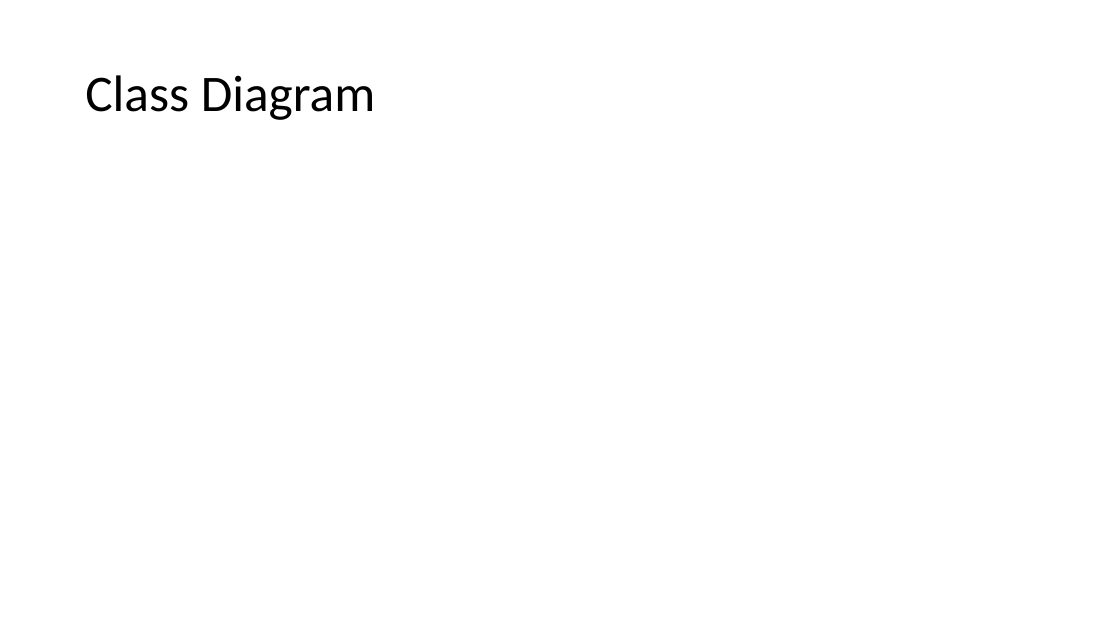
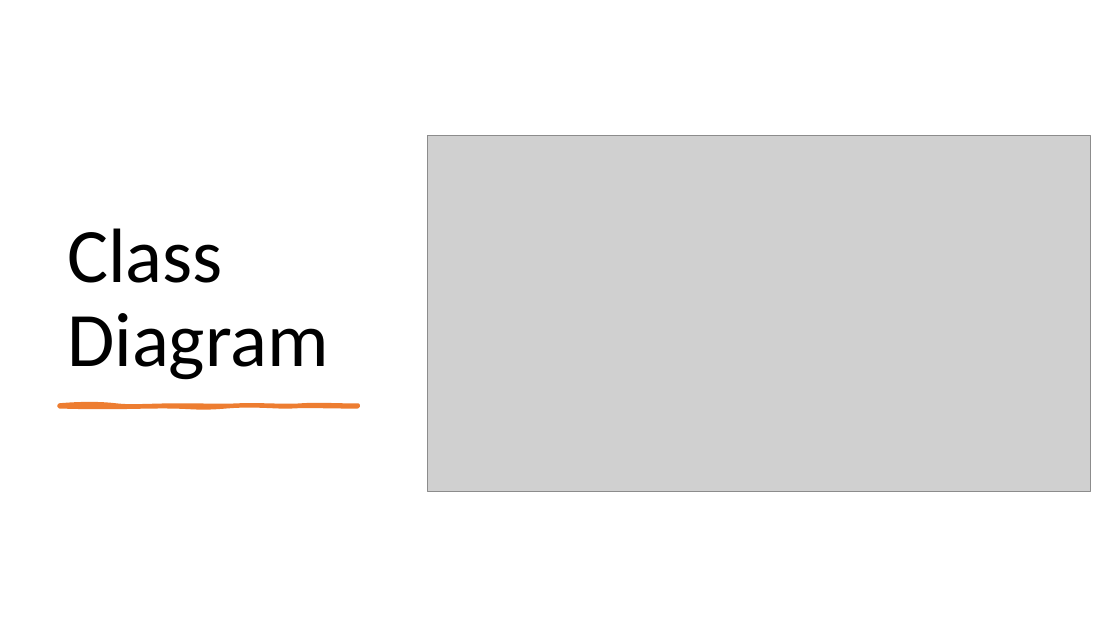
Before and after one commit to sukumar-varma/SearchEngine, a slide deck: slide 17 of docs/interim_project_1.pptx (slide 16 before the commit). Drawn at 1120x630 pixels with LibreOffice and Linux fonts; fonts in the diff are those of the drawing; grey boxes stand for pictures. Boxes give left, top, right and bottom in pixels: in the first picture for what was removed or moved away, otherwise in the second. Text is boxed around its words. In the diff, an @@ line names an element or a change of style, - is before the commit and + after.

```diff
--- a/docs/interim_project_1.pptx
+++ b/docs/interim_project_1.pptx
@@ title "Class Diagram": place and size @@
-title "Class Diagram" at <box>85,75,375,120</box>
+title "Class Diagram" at <box>67,228,329,380</box>
@@ title "Class Diagram" at <box>67,228,329,380</box>: size 44 to 66 pt; vertical alignment middle to bottom @@
@@ picture added at <box>428,135,1091,492</box> @@
@@ freeform shape added at <box>59,405,358,407</box>, fill #ED7D31, outline #ED7D31 3 pt @@
```
Also in this commit, not shown: 8 other slides changed, 2 slides added, 2 slides removed.
